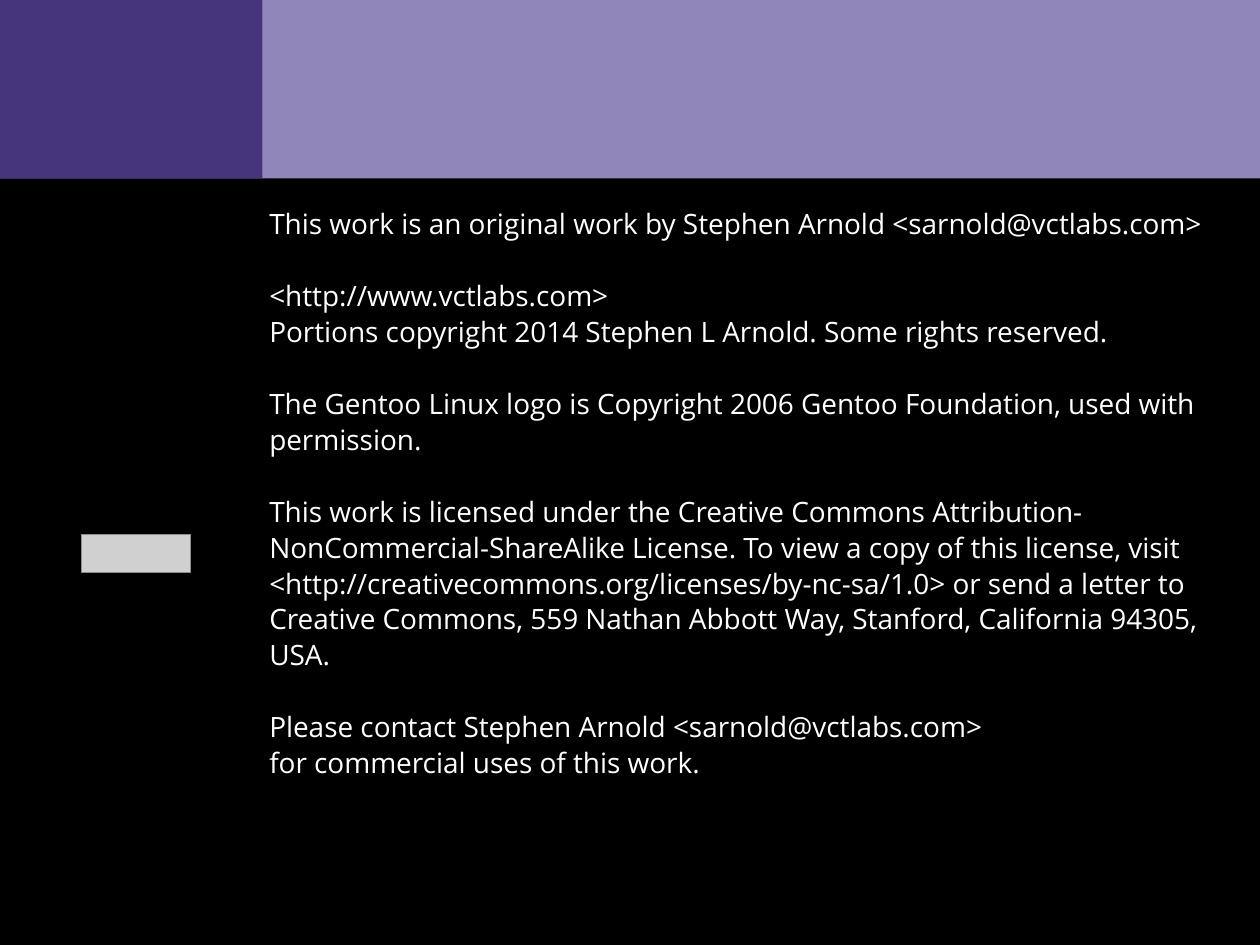
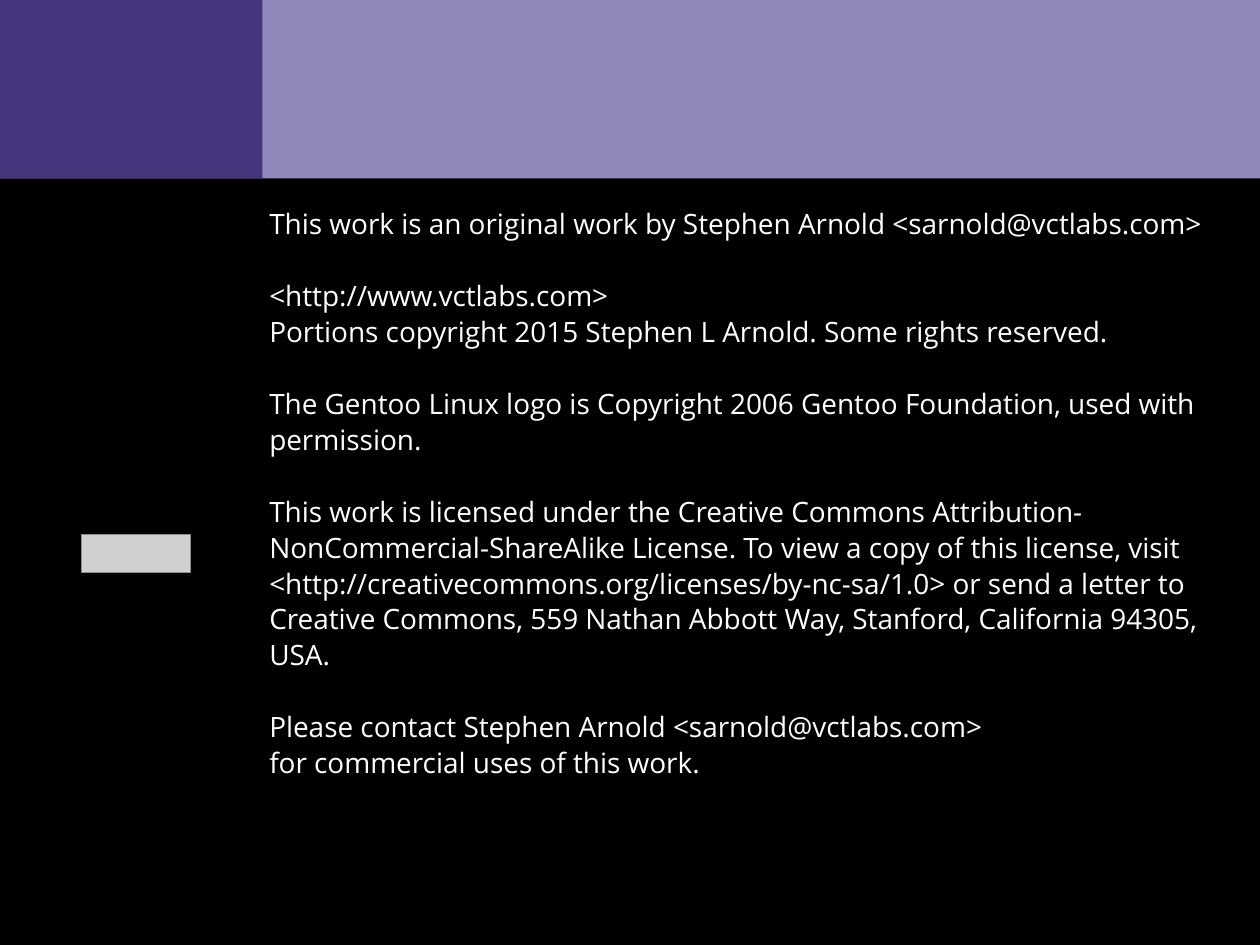
Before and after one commit to VCTLabs/elc2015-presentations, a slide deck: slide 17 of security_IoT/security_assessment_slides.odp. Drawn at 1260x945 pixels with LibreOffice and Linux fonts; fonts in the diff are those of the drawing; grey boxes stand for pictures; background and template pictures are left out. Boxes give left, top, right and bottom in pixels: in the first picture for what was removed or moved away, otherwise in the second. Text is boxed around its words. In the diff, an @@ line names an element or a change of style, - is before the commit and + after.

```diff
--- a/security_IoT/security_assessment_slides.odp
+++ b/security_IoT/security_assessment_slides.odp
@@ text at <box>269,320,1107,349</box>: text changed @@
-Portions copyright 2014 Stephen L Arnold. Some rights reserved.
+Portions copyright 2015 Stephen L Arnold. Some rights reserved.
```
Also in this commit, not shown: 12 other slides changed, 1 other file.
